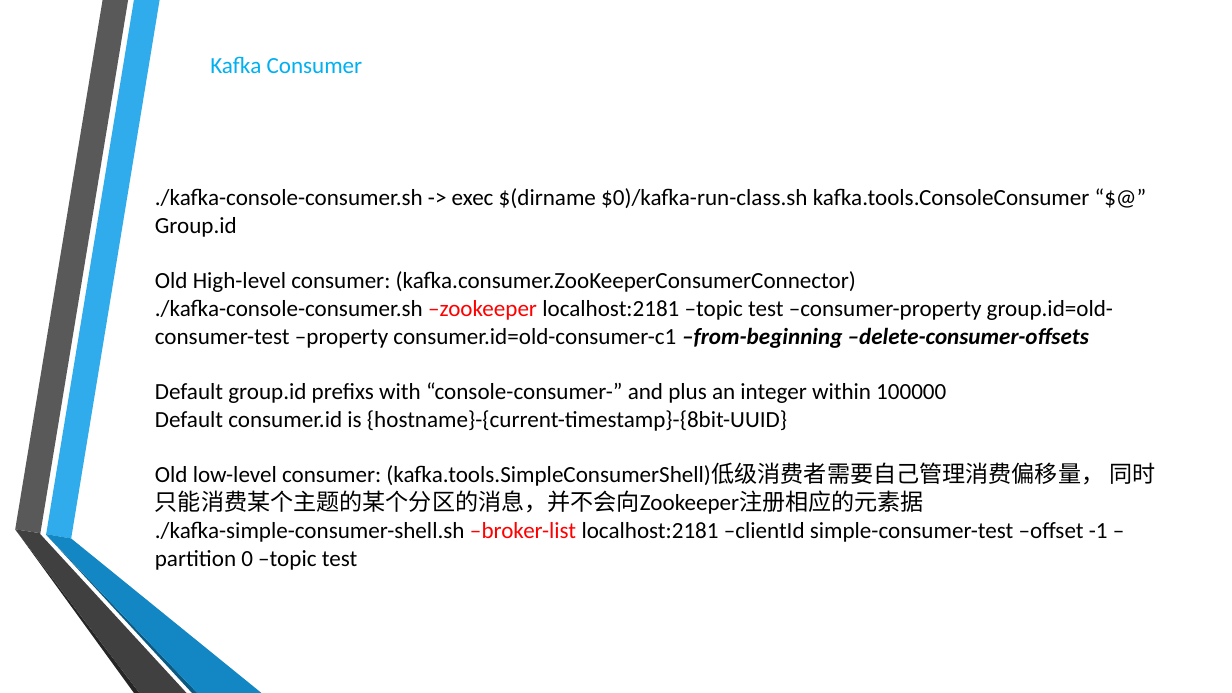
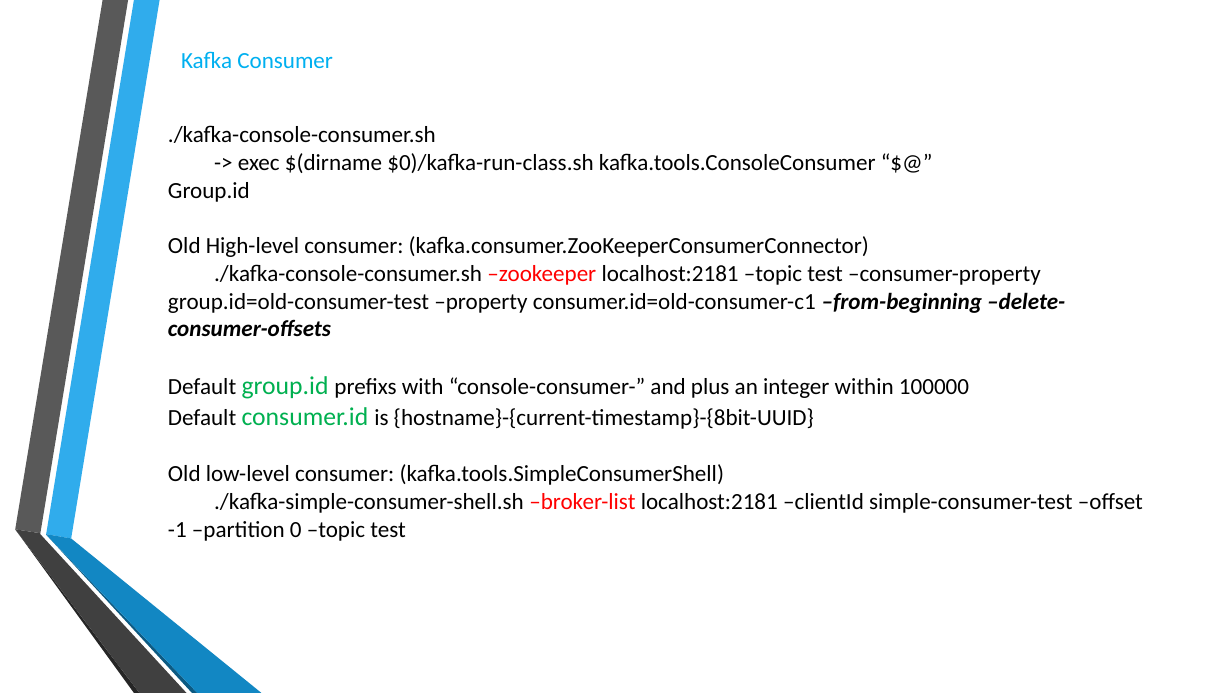
Before and after one commit to RobertLii/Tutorials, a slide deck: slide 51 of Kafka introduction.pptx (slide 52 before the commit). Drawn at 1232x693 pixels with LibreOffice and Linux fonts; fonts in the diff are those of the drawing; background and template pictures are left out. Boxes give left, top, right and bottom in pixels: in the first picture for what was removed or moved away, otherwise in the second. Text is boxed around its words. In the diff, an @@ line names an element or a change of style, - is before the commit and + after.

```diff
--- a/Kafka introduction.pptx
+++ b/Kafka introduction.pptx
@@ text "Kafka Consumer": place and size @@
-text "Kafka Consumer" at <box>210,56,363,73</box>
+text "Kafka Consumer" at <box>181,51,333,68</box>
@@ text "./kafka-console-consumer.sh": place and size @@
-text "./kafka-console-consumer.sh" at <box>155,188,1155,570</box>
+text "./kafka-console-consumer.sh" at <box>168,125,1143,541</box>
@@ text at <box>168,125,876,173</box>: text changed @@
-./kafka-console-consumer.sh -> exec $(dirname $0)/kafka-run-class.sh kafka.tools.ConsoleConsumer “$@”
+./kafka-console-consumer.sh
+-> exec $(dirname $0)/kafka-run-class.sh kafka.tools.ConsoleConsumer “$@”
@@ text at <box>168,376,969,429</box>: size 18 to 20 pt, text colour #000000 to #00B050 in "group.id", "consumer.id" @@
@@ text at <box>168,464,725,485</box>: text changed @@
-Old low-level consumer: (kafka.tools.SimpleConsumerShell)低级消费者需要自己管理消费偏移量， 同时只能消费某个主题的某个分区的消息，并不会向Zookeeper注册相应的元素据
+Old low-level consumer: (kafka.tools.SimpleConsumerShell)
```
Also in this commit, not shown: 16 other slides changed, 2 slides added, 10 slides removed.
